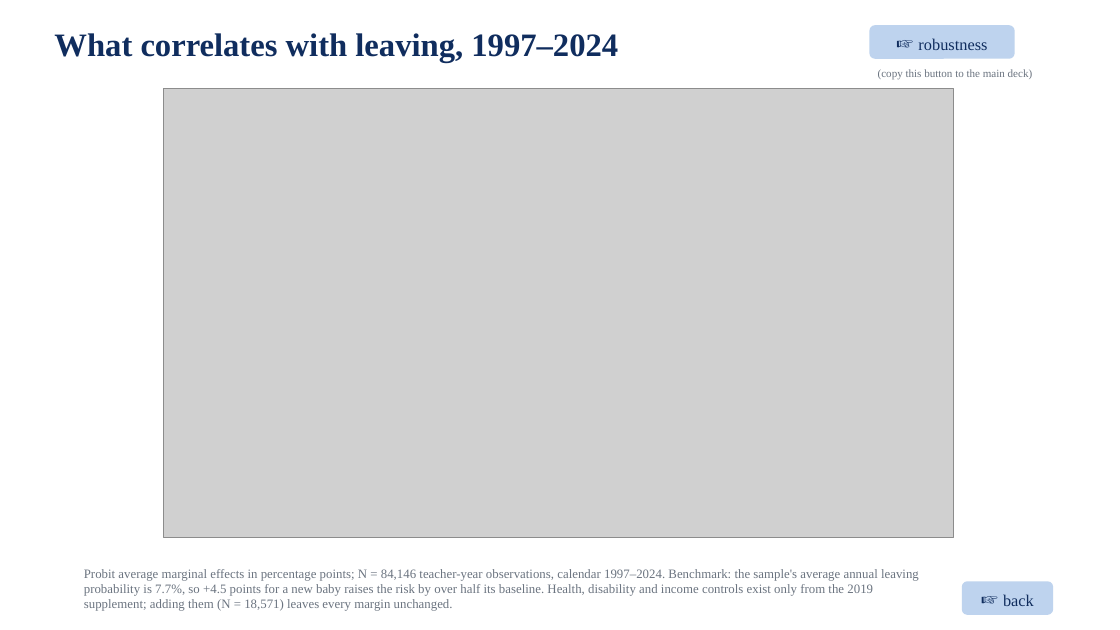
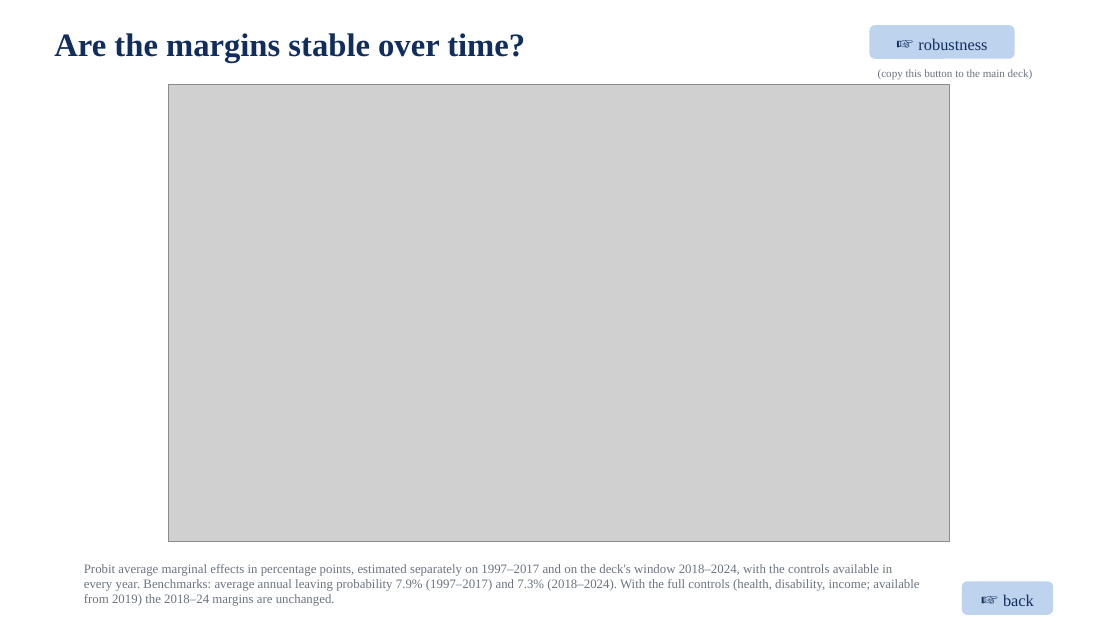
Before and after one commit to jedr1-ship-it/Alternative-Pathways----Quant, a slide deck: slide 1 of report/data_cluster/robustness_slides.pptx. Drawn at 1120x630 pixels with LibreOffice and Linux fonts; fonts in the diff are those of the drawing; grey boxes stand for pictures. Boxes give left, top, right and bottom in pixels: in the first picture for what was removed or moved away, otherwise in the second. Text is boxed around its words. In the diff, an @@ line names an element or a change of style, - is before the commit and + after.

```diff
--- a/report/data_cluster/robustness_slides.pptx
+++ b/report/data_cluster/robustness_slides.pptx
@@ text at <box>54,33,525,63</box>: text changed @@
-What correlates with leaving, 1997–2024
+Are the margins stable over time?
@@ picture: place and size @@
-picture at <box>164,88,954,538</box>
+picture at <box>168,84,949,542</box>
@@ text at <box>84,564,919,606</box>: text changed @@
-Probit average marginal effects in percentage points; N = 84,146 teacher-year observations, calendar 1997–2024. Benchmark: the sample's average annual leaving probability is 7.7%, so +4.5 points for a new baby raises the risk by over half its baseline. Health, disability and income controls exist only from the 2019 supplement; adding them (N = 18,571) leaves every margin unchanged.
+Probit average marginal effects in percentage points, estimated separately on 1997–2017 and on the deck's window 2018–2024, with the controls available in every year. Benchmarks: average annual leaving probability 7.9% (1997–2017) and 7.3% (2018–2024). With the full controls (health, disability, income; available from 2019) the 2018–24 margins are unchanged.
```
Also in this commit, not shown: 3 other slides changed, 4 other files.
